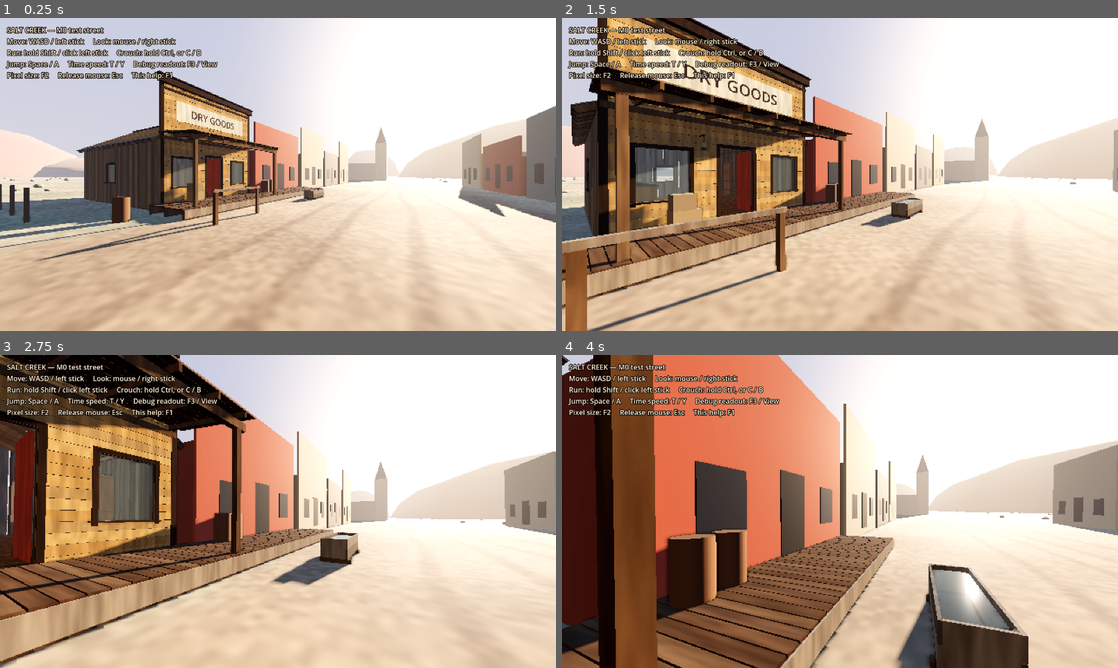
Above: before the commit, frames 1-4 (two rows, left to right).
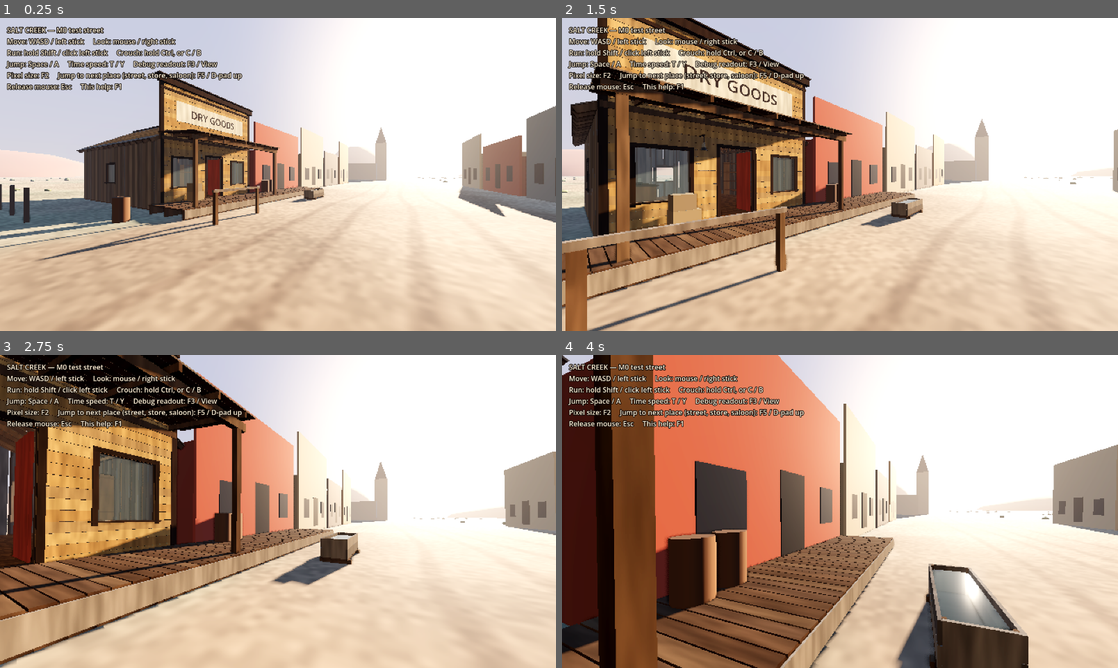
Above: after the commit, the same moments.

Repository: Kokanee25/Western
Game: Godot game, scene res://scenes/main.tscn
Same seed, same stepped clock (60 frames per second), same inputs: the game is played once before the commit and once after it.
Inputs (mouse positions are in pixels of both pictures, inside the frame that each line leads up to):
- Up to frame 1 (0.25 s): no input
- Up to frame 2 (1.5 s): tap Enter at 0.5 s; move the mouse to (867, 174) at 0.52 s; hold Shift (run) 0.53-1.28 s; hold W (move_forward) from 0.53 s (still down); click (867, 174) at 0.67 s; tap Space (jump) at 0.77, 0.8, 1.07, 1.35 s; move the mouse to (812, 174) at 1.27 s; click (812, 174) at 1.42 s
- Up to frame 3 (2.75 s): keep holding W (move_forward); tap Space (jump) at 1.52, 1.82, 2.3 s; tap Shift (run) at 1.55 s; move the mouse to (289, 505) at 2.02 s; hold Ctrl (crouch) from 2.03 s (still down); click (289, 505) at 2.17 s
- Up to frame 4 (4 s): keep holding W (move_forward); move the mouse to (834, 517) at 2.77 s; release Ctrl (crouch) at 2.78 s; tap C (crouch_toggle) at 2.85 s; click (834, 517) at 2.92 s; tap Space (jump) at 3.02, 3.32, 3.77, 3.8 s; tap Shift (run) at 3.05 s; move the mouse to (878, 514) at 3.52 s; hold Shift (run) from 3.53 s (still down); click (878, 514) at 3.67 s

The runs differ from the first frame. In frame 1, 3.4% of the frame differs, in the area x 0-95%, y 17-55%; in frame 2, 3.6%; in frame 3, 3.3%; in frame 4, 4.1%, in the area x 1-100%, y 17-52%.

Commit message:
Meshy art trial: saloon test room, prop manifest and importer, Meshy fetch script
- SaloonBuilding (member-built, across the street) furnished from assets/props/manifest.json.
- PropLibrary: loads assets/props/<id>.glb scaled to real-world size and anchored to floor or
  wall, or a placeholder box until the model exists; always a collision box.
- tools/meshy_fetch.py: text-to-3D preview + refine + GLB download per prop, resumable.
- F5 / D-pad up jumps between places; per-building night ambient; 5 new tests.

Co-Authored-By: Claude Opus 5.5 <noreply@anthropic.com>
Claude-Session: https://claude.ai/code/session_01VdXymrDCvDUS7NSAs9dN8B

Diff:
--- a/scenes/test_street.tscn
+++ b/scenes/test_street.tscn
@@ -10,6 +10,8 @@
 [ext_resource type="Script" path="res://src/structures/water_trough.gd" id="8_trough"]
 [ext_resource type="Script" path="res://src/world/street_scenery.gd" id="9_scenery"]
 [ext_resource type="PackedScene" path="res://scenes/player.tscn" id="10_player"]
+[ext_resource type="Script" path="res://src/structures/saloon_building.gd" id="11_saloon"]
+[ext_resource type="Script" path="res://src/debug/debug_spawns.gd" id="12_spawns"]
 
 [sub_resource type="ShaderMaterial" id="ShaderMaterial_sky"]
 shader = ExtResource("3_sky")
@@ -120,6 +122,34 @@
 script = ExtResource("8_trough")
 structure_id = &"water_trough"
 
+[node name="Saloon" type="Node3D" parent="."]
+transform = Transform3D(-1, 0, 0, 0, 1, 0, 0, 0, -1, 12, 0, -16.8)
+script = ExtResource("11_saloon")
+structure_id = &"saloon"
+build_seed = 11
+
+[node name="SouthBoardwalk" type="Node3D" parent="."]
+transform = Transform3D(-1, 0, 0, 0, 1, 0, 0, 0, -1, 13, 0, -16.8)
+script = ExtResource("6_boardwalk")
+structure_id = &"south_boardwalk"
+build_seed = 5
+length = 11.5
+
+[node name="DebugSpawns" type="Node3D" parent="."]
+script = ExtResource("12_spawns")
+
+[node name="Street" type="Marker3D" parent="DebugSpawns"]
+transform = Transform3D(-0.515, 0, 0.857, 0, 1, 0, -0.857, 0, -0.515, 11, 0, -9)
+
+[node name="StoreInside" type="Marker3D" parent="DebugSpawns"]
+transform = Transform3D(-1, 0, 0, 0, 1, 0, 0, 0, -1, 1.5, 0.4, 7.5)
+
+[node name="SaloonDoor" type="Marker3D" parent="DebugSpawns"]
+transform = Transform3D(1, 0, 0, 0, 1, 0, 0, 0, 1, 7, 0.4, -15.8)
+
+[node name="SaloonInside" type="Marker3D" parent="DebugSpawns"]
+transform = Transform3D(0.766, 0, 0.643, 0, 1, 0, -0.643, 0, 0.766, 8.5, 0.4, -26.5)
+
 [node name="Scenery" type="Node3D" parent="."]
 script = ExtResource("9_scenery")
 
--- a/src/autoload/controls.gd
+++ b/src/autoload/controls.gd
@@ -26,6 +26,7 @@
 	_bind(&"debug_resolution", [KEY_F2], [])
 	_bind(&"debug_overlay", [KEY_F3], [JOY_BUTTON_BACK])
 	_bind(&"debug_time_scale", [KEY_T], [JOY_BUTTON_Y])
+	_bind(&"debug_teleport", [KEY_F5], [JOY_BUTTON_DPAD_UP])
 
 
 func _bind(action: StringName, keys: Array, buttons: Array, axes: Array = []) -> void:
--- a/src/debug/debug_overlay.gd
+++ b/src/debug/debug_overlay.gd
@@ -6,7 +6,8 @@
 Move: WASD / left stick     Look: mouse / right stick
 Run: hold Shift / click left stick     Crouch: hold Ctrl, or C / B
 Jump: Space / A     Time speed: T / Y     Debug readout: F3 / View
-Pixel size: F2     Release mouse: Esc     This help: F1"""
+Pixel size: F2     Jump to next place (street, store, saloon): F5 / D-pad up
+Release mouse: Esc     This help: F1"""
 
 var _help: Label
 var _readout: Label
--- /dev/null
+++ b/src/debug/debug_spawns.gd
@@ -0,0 +1,22 @@
+extends Node3D
+## F5 (or D-pad up) jumps the player between the Marker3D children: handy for reviewing places
+## without walking there. Debug only.
+
+var _index := 0
+
+
+func _process(_delta: float) -> void:
+	if Input.is_action_just_pressed(&"debug_teleport"):
+		jump_to_next()
+
+
+func jump_to_next() -> void:
+	var markers := get_children().filter(func(n: Node) -> bool: return n is Marker3D)
+	var player := get_tree().get_first_node_in_group(&"player") as Player
+	if markers.is_empty() or player == null:
+		return
+	_index = (_index + 1) % markers.size()
+	var m: Marker3D = markers[_index]
+	player.global_position = m.global_position
+	player.velocity = Vector3.ZERO
+	player.rotation = Vector3(0.0, m.global_rotation.y, 0.0)
--- /dev/null
+++ b/src/props/prop_library.gd
@@ -0,0 +1,105 @@
+class_name PropLibrary
+## Loose props (bottles, chairs, lamps...) described in assets/props/manifest.json. A prop uses
+## assets/props/<id>.glb when that model exists (made in Meshy or anywhere else), scaled to the
+## manifest's real-world size; until then it's a coloured placeholder box of that size. Either way
+## it gets a collision box, so the room plays the same before and after the art arrives.
+
+const MANIFEST_PATH := "res://assets/props/manifest.json"
+const MODEL_PATH := "res://assets/props/%s.glb"
+
+static var _manifest := {}
+
+
+static func manifest() -> Dictionary:
+	if _manifest.is_empty():
+		var text := FileAccess.get_file_as_string(MANIFEST_PATH)
+		var parsed: Variant = JSON.parse_string(text)
+		_manifest = parsed if parsed is Dictionary else {"props": {}}
+	return _manifest
+
+
+static func ids() -> Array:
+	return manifest().get("props", {}).keys()
+
+
+static func definition(id: StringName) -> Dictionary:
+	return manifest().get("props", {}).get(String(id), {})
+
+
+static func size_of(id: StringName) -> Vector3:
+	var s: Array = definition(id).get("size", [0.3, 0.3, 0.3])
+	return Vector3(s[0], s[1], s[2])
+
+
+static func has_model(id: StringName) -> bool:
+	return ResourceLoader.exists(MODEL_PATH % id)
+
+
+## Make a prop. Its origin is the bottom centre ("floor" props) or the back centre ("wall" props,
+## which face +Z away from the wall), so a slot transform puts it straight in place. `model`
+## overrides the .glb lookup (tests use it).
+static func spawn(id: StringName, model: Node3D = null) -> StaticBody3D:
+	var def := definition(id)
+	assert(not def.is_empty(), "Unknown prop %s" % id)
+	var target := size_of(id)
+	var body := StaticBody3D.new()
+	body.name = String(id).to_pascal_case()
+	body.set_meta(&"prop_id", id)
+	var visual: Node3D
+	var bounds: AABB
+	if model == null and has_model(id):
+		model = (load(MODEL_PATH % id) as PackedScene).instantiate()
+	if model:
+		visual = model
+		var raw := _model_bounds(visual)
+		var s := target.y / maxf(raw.size.y, 0.0001)
+		visual.scale = Vector3.ONE * s
+		bounds = AABB(raw.position * s, raw.size * s)
+		body.set_meta(&"placeholder", false)
+	else:
+		var mi := MeshInstance3D.new()
+		var box := BoxMesh.new()
+		box.size = target
+		mi.mesh = box
+		var mat := StandardMaterial3D.new()
+		mat.albedo_color = Color(def.get("color", "#808080"))
+		mat.roughness = 0.8
+		mi.material_override = mat
+		visual = mi
+		bounds = AABB(-target * 0.5, target)
+		body.set_meta(&"placeholder", true)
+	# Move the model so its anchor point sits at the body's origin.
+	var anchor := Vector3(bounds.get_center().x, bounds.position.y, bounds.get_center().z)
+	if def.get("anchor", "floor") == "wall":
+		anchor = Vector3(bounds.get_center().x, bounds.get_center().y, bounds.position.z)
+	visual.position -= anchor
+	body.add_child(visual)
+	var shape := CollisionShape3D.new()
+	var box_shape := BoxShape3D.new()
+	box_shape.size = bounds.size
+	shape.shape = box_shape
+	shape.position = bounds.get_center() - anchor
+	body.add_child(shape)
+	body.set_meta(&"bounds", AABB(bounds.position - anchor, bounds.size))
+	return body
+
+
+## The size the prop actually ended up (after scaling), in its own space.
+static func bounds_of(prop: Node3D) -> AABB:
+	return prop.get_meta(&"bounds", AABB())
+
+
+## Bounds of every mesh under `root`, in root's space (root not yet in the tree).
+static func _model_bounds(root: Node3D) -> AABB:
+	var result := AABB()
+	var first := true
+	for mi: MeshInstance3D in root.find_children("*", "MeshInstance3D", true, false):
+		var xf := Transform3D.IDENTITY
+		var n: Node = mi
+		while n != root and n is Node3D:
+			xf = (n as Node3D).transform * xf
+			n = n.get_parent()
+		var box := xf * mi.get_aabb()
+		result = box if first else result.merge(box)
+		first = false
+	return result
--- a/src/structures/false_front_building.gd
+++ b/src/structures/false_front_building.gd
@@ -22,6 +22,8 @@
 ## How far the porch awning reaches out over the boardwalk.
 @export var porch_depth := 2.2
 @export var sign_text := "DRY GOODS"
+## Ambient light indoors at night: a dim bounce from the lamps. Busier, better-lit places set more.
+@export var night_ambient := 0.04
 
 const SILL := 0.2
 const STUD_W := 0.05
@@ -113,6 +115,7 @@
 	probe.ambient_color = Color(1.0, 0.82, 0.62)
 	probe.ambient_color_energy = 0.45
 	probe.update_mode = ReflectionProbe.UPDATE_ONCE
+	probe.set_meta(&"night_ambient", night_ambient)
 	probe.add_to_group(&"interior_ambient")
 	add_child(probe)
 
--- /dev/null
+++ b/src/structures/saloon_building.gd
@@ -0,0 +1,105 @@
+class_name SaloonBuilding
+extends FalseFrontBuilding
+## The saloon: the same member-built false front as the store, bigger, with a bar, a back bar and
+## a room full of props from assets/props/ (Meshy models, or placeholder boxes until they exist).
+## This is the art test room: compare it with docs/concept/saloon-night.png.
+
+
+func _init() -> void:
+	width = 10.0
+	depth = 12.0
+	wall_height = 4.2
+	front_height = 7.0
+	sign_text = "SALOON"
+	night_ambient = 0.2
+
+
+func _build_furniture() -> void:
+	var f := floor_top
+	# The bar along the right-hand wall.
+	var bx0 := 7.55
+	var bx1 := 8.25
+	var bz0 := 3.0
+	var bz1 := 9.5
+	var bar_h := 1.08
+	add_member("bar/front", &"furniture_frame", &"floor", Vector3(0.04, bar_h, bz1 - bz0), Vector3(bx0 + 0.02, f + bar_h * 0.5, (bz0 + bz1) * 0.5))
+	add_member("bar/end0", &"furniture_frame", &"floor", Vector3(bx1 - bx0, bar_h, 0.04), Vector3((bx0 + bx1) * 0.5, f + bar_h * 0.5, bz0 + 0.02))
+	add_member("bar/end1", &"furniture_frame", &"floor", Vector3(bx1 - bx0, bar_h, 0.04), Vector3((bx0 + bx1) * 0.5, f + bar_h * 0.5, bz1 - 0.02))
+	add_member("bar/top", &"furniture_top", &"dark_trim", Vector3(bx1 - bx0 + 0.14, 0.05, bz1 - bz0 + 0.1),
+			Vector3((bx0 + bx1) * 0.5 - 0.05, f + bar_h + 0.025, (bz0 + bz1) * 0.5))
+	add_member("bar/foot_rail", &"trim", &"dark_trim", Vector3(0.05, 0.05, bz1 - bz0 - 0.2), Vector3(bx0 - 0.025, f + 0.18, (bz0 + bz1) * 0.5))
+	# Back bar: shelves against the right-hand wall, full of bottles.
+	var sx0 := width - STUD_D - 0.4
+	var sx1 := width - STUD_D
+	for i in 3:
+		add_member("backbar/upright%d" % i, &"furniture_frame", &"framing", Vector3(sx1 - sx0, 2.2, 0.04),
+				Vector3((sx0 + sx1) * 0.5, f + 1.1, 3.6 + i * 2.6))
+	var shelf_heights := [0.9, 1.45, 2.0]
+	for i in shelf_heights.size():
+		add_member("backbar/shelf%d" % i, &"furniture_top", &"floor", Vector3(sx1 - sx0, 0.03, 5.3),
+				Vector3((sx0 + sx1) * 0.5, f + shelf_heights[i], 6.2))
+
+	var props := get_node_or_null(^"Props")
+	if props:
+		props.free()
+	props = Node3D.new()
+	props.name = "Props"
+	add_child(props)
+
+	for i in 5:
+		_place(props, &"bar_stool", Vector3(bx0 - 0.45, f, 3.8 + i * 1.3), 0.0)
+	for i in shelf_heights.size():
+		for j in 7:
+			_place(props, &"whiskey_bottle", Vector3((sx0 + sx1) * 0.5, f + shelf_heights[i] + 0.015, 4.0 + j * 0.7 + i * 0.2), -90.0)
+	_place(props, &"whiskey_bottle", Vector3(bx0 + 0.2, f + bar_h + 0.05, 5.1), 0.0)
+	_place(props, &"tin_cup", Vector3(bx0 + 0.25, f + bar_h + 0.05, 5.5), 0.0)
+	_place(props, &"oil_lamp", Vector3(bx0 + 0.3, f + bar_h + 0.05, 7.4), 0.0)
+	_place(props, &"spittoon", Vector3(bx0 - 0.9, f, 5.8), 0.0)
+	_place(props, &"spittoon", Vector3(bx0 - 0.9, f, 8.6), 0.0)
+
+	# Two card tables with chairs, a lamp, a bottle and cups.
+	for t: Vector3 in [Vector3(2.6, f, 4.2), Vector3(3.2, f, 8.2)]:
+		_place(props, &"card_table", t, 15.0)
+		for k in 4:
+			var a := deg_to_rad(15.0 + 90.0 * k)
+			var offset := Vector3(sin(a), 0.0, cos(a)) * 0.85
+			_place(props, &"chair", t + offset, rad_to_deg(a) + 180.0)
+		var top := t + Vector3(0.0, 0.76, 0.0)
+		_place(props, &"oil_lamp", top + Vector3(0.1, 0.0, -0.1), 0.0)
+		_place(props, &"whiskey_bottle", top + Vector3(-0.3, 0.0, 0.2), 0.0)
+		_place(props, &"tin_cup", top + Vector3(0.35, 0.0, 0.25), 0.0)
+		_place(props, &"tin_cup", top + Vector3(-0.2, 0.0, -0.35), 0.0)
+
+	# Piano against the left wall, facing into the room; barrels in the back corner.
+	_place(props, &"upright_piano", Vector3(STUD_D + 0.33, f, 10.4), 90.0)
+	_place(props, &"barrel", Vector3(width - 0.9, f, depth - 0.9), 0.0)
+	_place(props, &"barrel", Vector3(width - 1.6, f, depth - 0.8), 20.0)
+	_place(props, &"barrel", Vector3(width - 0.95, f + 0.9, depth - 0.9), 45.0)
+
+	# On the walls: the stag over the back wall, a painting, and lamps in sconces.
+	_place(props, &"deer_head", Vector3(width * 0.5, f + 2.7, depth - STUD_D), 180.0)
+	_place(props, &"framed_painting", Vector3(STUD_D, f + 2.2, 6.2), 90.0)
+	for z: float in [2.4, 7.2]:
+		_place(props, &"wall_sconce", Vector3(STUD_D, f + 1.9, z), 90.0)
+	_place(props, &"wall_sconce", Vector3(width * 0.5 - 2.0, f + 1.9, depth - STUD_D), 180.0)
+	_place(props, &"wall_sconce", Vector3(width * 0.5 + 2.0, f + 1.9, depth - STUD_D), 180.0)
+
+
+## Put a prop at `pos` (building space) turned `yaw_degrees` about Y. Lamp props also get a light.
+func _place(parent: Node3D, id: StringName, pos: Vector3, yaw_degrees: float) -> Node3D:
+	var prop := PropLibrary.spawn(id)
+	prop.transform = Transform3D(Basis(Vector3.UP, deg_to_rad(yaw_degrees)), pos)
+	parent.add_child(prop)
+	var def := PropLibrary.definition(id)
+	if def.has("light_height"):
+		var lamp := OilLamp.new()
+		lamp.name = "Light"
+		lamp.show_mesh = false
+		lamp.lit_from_hour = 17
+		lamp.lit_until_hour = 4
+		lamp.energy = 1.1
+		lamp.light_range = 6.0
+		var forward := 0.12 if def.get("anchor", "floor") == "wall" else 0.0
+		lamp.position = Vector3(0.0, float(def["light_height"]) - 0.16, forward)
+		prop.add_child(lamp)
+	return prop
--- a/src/world/day_cycle.gd
+++ b/src/world/day_cycle.gd
@@ -131,7 +131,8 @@
 		env.volumetric_fog_density = config.volumetric_fog_density
 		env.ambient_light_energy = lerpf(config.ambient_energy_night, config.ambient_energy_day, daylight)
 		for probe in get_tree().get_nodes_in_group(&"interior_ambient"):
-			(probe as ReflectionProbe).ambient_color_energy = lerpf(config.interior_ambient_night, config.interior_ambient_day, daylight)
+			var night: float = probe.get_meta(&"night_ambient", config.interior_ambient_night)
+			(probe as ReflectionProbe).ambient_color_energy = lerpf(night, config.interior_ambient_day, daylight)
 		var sky_mat: ShaderMaterial = env.sky.sky_material as ShaderMaterial if env.sky else null
 		if sky_mat:
 			sky_mat.set_shader_parameter(&"top_color", top)
--- a/src/world/oil_lamp.gd
+++ b/src/world/oil_lamp.gd
@@ -8,6 +8,8 @@
 @export var energy := 1.4
 @export var light_range := 7.0
 @export var hanging := false
+## Off when a modelled lamp prop provides the look and this node only provides the light.
+@export var show_mesh := true
 
 var lit := true
 
@@ -91,6 +93,9 @@
 		bail.position.y = 0.32
 		add_child(bail)
 
+	if not show_mesh:
+		base.visible = false
+		_flame.visible = false
 	_light = OmniLight3D.new()
 	_light.light_color = Color(1.0, 0.62, 0.3)
 	_light.light_energy = energy
--- a/src/world/street_scenery.gd
+++ b/src/world/street_scenery.gd
@@ -153,7 +153,7 @@
 		var p := Vector3(_rng.randf_range(-120.0, 120.0), 0.0, _rng.randf_range(-120.0, 120.0))
 		if absf(p.z - road_center_z) < road_half_width + 1.5:
 			continue
-		if p.x > -34.0 and p.x < 10.0 and p.z > -27.0 and p.z < 12.0:
+		if p.x > -34.0 and p.x < 15.0 and p.z > -32.0 and p.z < 12.0:
 			continue  # keep the built-up area clear
 		var s := _rng.randf_range(0.4, 1.3)
 		var t := Transform3D(Basis.from_scale(Vector3(s, s * _rng.randf_range(0.6, 0.9), s)).rotated(Vector3.UP, _rng.randf() * TAU), p + Vector3(0, s * 0.15, 0))
--- /dev/null
+++ b/tests/test_props.gd
@@ -0,0 +1,77 @@
+extends TestCase
+## Props from assets/props/manifest.json: placeholders until models exist, models scaled to their
+## real-world size and anchored on the floor or against the wall; the saloon test room stands up
+## and is furnished.
+
+
+func test_manifest_is_valid() -> void:
+	var ids := PropLibrary.ids()
+	check(ids.size() >= 10, "at least 10 props (%d)" % ids.size())
+	for id in ids:
+		var def := PropLibrary.definition(id)
+		check(String(def.get("prompt", "")).length() > 10, "%s has a prompt" % id)
+		var s := PropLibrary.size_of(id)
+		check(s.x > 0.0 and s.y > 0.0 and s.z > 0.0 and s.y < 3.0, "%s has a real-world size" % id)
+		check(def.get("anchor", "floor") in ["floor", "wall"], "%s anchor" % id)
+
+
+func test_placeholder_matches_size() -> void:
+	var prop := PropLibrary.spawn(&"card_table")
+	add_child(prop)
+	var b := PropLibrary.bounds_of(prop)
+	check(b.size.is_equal_approx(PropLibrary.size_of(&"card_table")), "placeholder is the manifest size")
+	check_near(b.position.y, 0.0, 0.001, "sits on the floor")
+	check_near(b.get_center().x, 0.0, 0.001, "centred")
+	prop.queue_free()
+
+
+func test_model_is_scaled_and_anchored() -> void:
+	# A fake 'model': a 2 x 4 x 1 box floating off-centre, like an import in arbitrary units.
+	var model := Node3D.new()
+	var mi := MeshInstance3D.new()
+	var box := BoxMesh.new()
+	box.size = Vector3(2, 4, 1)
+	mi.mesh = box
+	mi.position = Vector3(5, 7, -3)
+	model.add_child(mi)
+	var prop := PropLibrary.spawn(&"barrel", model)
+	add_child(prop)
+	await physics_frames(1)
+	check(not prop.get_meta(&"placeholder"), "uses the model")
+	var b := PropLibrary.bounds_of(prop)
+	check_near(b.size.y, PropLibrary.size_of(&"barrel").y, 0.001, "scaled to the real height")
+	check_near(b.size.x, 0.45, 0.001, "kept its proportions")
+	check_near(b.position.y, 0.0, 0.001, "bottom on the floor")
+	check_near(b.get_center().x, 0.0, 0.001, "centred in x")
+	check_near(b.get_center().z, 0.0, 0.001, "centred in z")
+	var shape := prop.get_child(1) as CollisionShape3D
+	check((shape.shape as BoxShape3D).size.is_equal_approx(b.size), "collision fits the model")
+	prop.queue_free()
+
+
+func test_wall_props_hang_from_their_back() -> void:
+	var prop := PropLibrary.spawn(&"deer_head")
+	add_child(prop)
+	var b := PropLibrary.bounds_of(prop)
+	check_near(b.position.z, 0.0, 0.001, "back against the wall")
+	check_near(b.get_center().y, 0.0, 0.001, "hung from its middle")
+	prop.queue_free()
+
+
+func test_saloon_stands_and_is_furnished() -> void:
+	var saloon := SaloonBuilding.new()
+	saloon.structure_id = &"saloon"
+	add_child(saloon)
+	await physics_frames(1)
+	check(saloon.member_count() > 600, "member-built (%d)" % saloon.member_count())
+	var falling := saloon.members_without_load_path()
+	check(falling.is_empty(), "everything supported: %s" % [falling.slice(0, 8)])
+	var props := saloon.get_node(^"Props").get_children()
+	var kinds := {}
+	for p in props:
+		kinds[p.get_meta(&"prop_id")] = true
+	for id in PropLibrary.ids():
+		check(kinds.has(StringName(id)), "the room uses %s" % id)
+	var lights := saloon.find_children("Light", "OilLamp", true, false)
+	check(lights.size() >= 7, "lamps and sconces give light (%d)" % lights.size())
+	saloon.queue_free()
--- a/tools/screenshots.gd
+++ b/tools/screenshots.gd
@@ -14,6 +14,10 @@
 	["street_night", 23.0, Vector3(9.0, 0.0, -10.0), 135.0, 4.0],
 	["street_morning", 7.0, Vector3(-12.0, 0.0, -7.0), -95.0, 3.0],
 	["look_down_body", 15.0, Vector3(3.0, 0.0, -6.0), 180.0, -75.0],
+	["saloon_front_dusk", 19.0, Vector3(7.0, 0.0, -7.5), 0.0, 8.0],
+	["saloon_night", 21.5, Vector3(10.0, 0.38, -18.3), 35.0, -6.0],
+	["saloon_back_wall_night", 21.5, Vector3(7.0, 0.38, -19.0), 0.0, 4.0],
+	["saloon_toward_door_night", 21.5, Vector3(5.2, 0.38, -27.3), -158.0, -4.0],
 ]
 
 
Not shown, added: assets/props/manifest.json
Binary file added: docs/screenshots/meshy_trial/saloon_back_wall_night_placeholders.png
Binary file added: docs/screenshots/meshy_trial/saloon_front_dusk_placeholders.png
Binary file added: docs/screenshots/meshy_trial/saloon_night_placeholders.png
Binary file added: docs/screenshots/meshy_trial/saloon_toward_door_night_placeholders.png
Not shown, changed: export_presets.cfg
Not shown: 1 places in scenes/test_street.tscn that only renumber resources
Not shown, added: src/debug/debug_spawns.gd.uid
Not shown, added: src/props/prop_library.gd.uid
Not shown, added: src/structures/saloon_building.gd.uid
Not shown, added: tests/test_props.gd.uid
Not shown, changed: CLAUDE.md
(and 2 more such lines)
